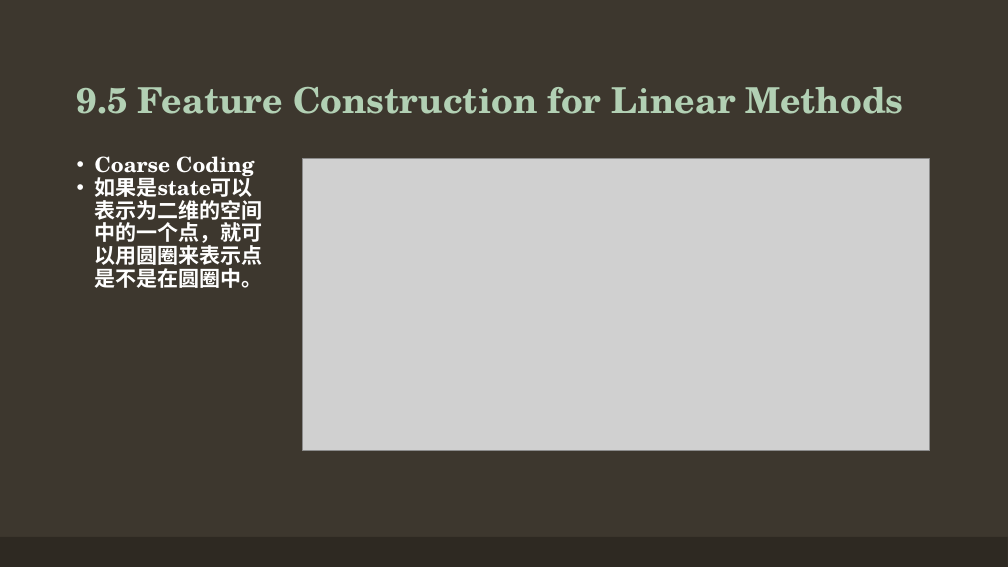
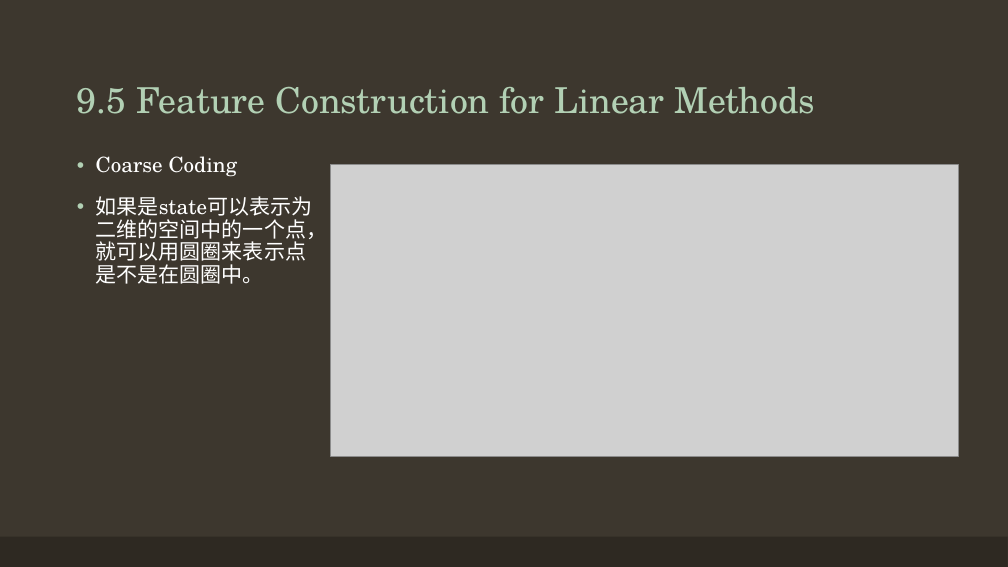
Before and after one commit to Seraphli/RLAIExercise, a slide deck: slide 7 of Chapter 9.pptx. Drawn at 1008x567 pixels with LibreOffice and Linux fonts; fonts in the diff are those of the drawing; grey boxes stand for pictures. Boxes give left, top, right and bottom in pixels: in the first picture for what was removed or moved away, otherwise in the second. Text is boxed around its words. In the diff, an @@ line names an element or a change of style, - is before the commit and + after.

```diff
--- a/Chapter 9.pptx
+++ b/Chapter 9.pptx
@@ title "9.5 Feature Construction for Linear ..." at [77,87,815,114]: bold off @@
@@ text "Coarse Coding" at [96,156,313,284]: bold off; indent changed; more space between paragraphs @@
@@ picture: place and size @@
-picture at [302,159,930,451]
+picture at [330,165,958,457]
```
Also in this commit, not shown: 11 other slides changed, 10 slides added, 7 slides removed, 3 other files.
